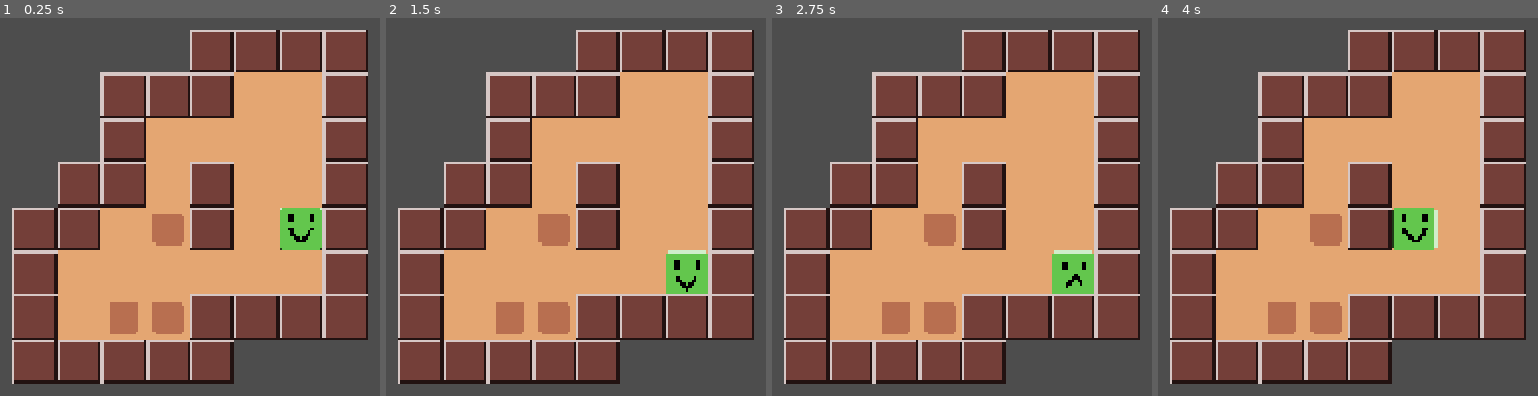
Above: before the commit, frames 1-4 (left to right).
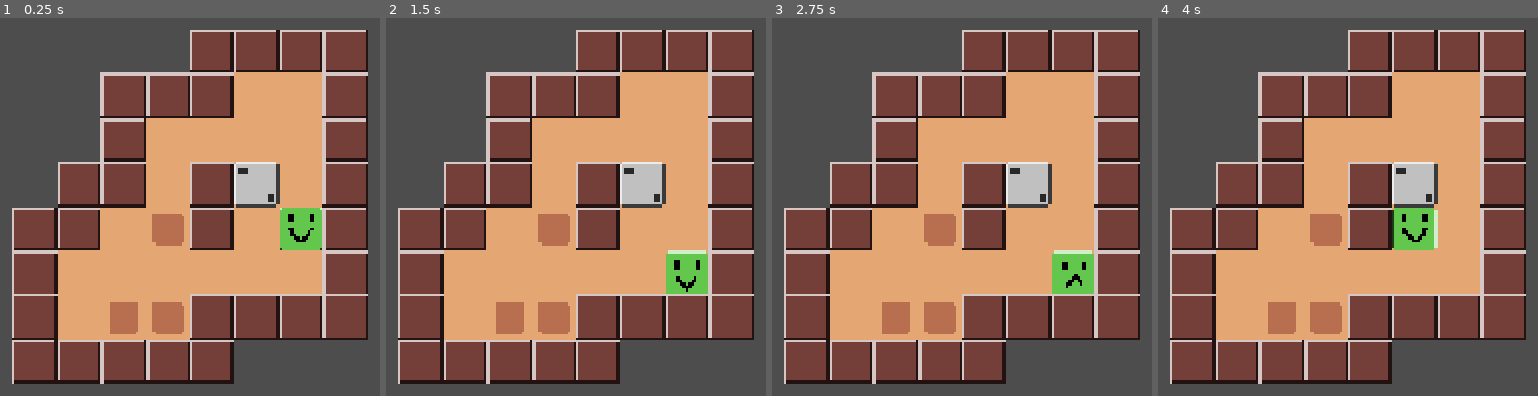
Above: after the commit, the same moments.

Repository: Tortiz-CSUF/SokoDice
Game: Godot game, scene res://Level_01.tscn
The game is run twice, just before and just after one commit, with the same random seed, the same clock (stepped at 60 frames per second) and the same inputs. This scene is started directly instead of the project's main scene.
Inputs:
- Up to frame 1 (0.25 s): no input
- Up to frame 2 (1.5 s): tap Enter (ui_accept) at 0.5, 0.77, 1.25 s; hold D (move_right) 0.53-1.28 s; hold S (move_down) from 1.28 s (still down)
- Up to frame 3 (2.75 s): tap Enter (ui_accept) at 1.52, 2 s; release S (move_down) at 2.03 s; hold D (move_right) from 2.03 s (still down)
- Up to frame 4 (4 s): release D (move_right) at 2.78 s; hold W (move_up) 2.78-3.53 s; tap Enter (ui_accept) at 3.02, 3.5, 3.77 s; hold A (move_left) from 3.53 s (still down)

The runs differ from the first frame. In frame 1, 1.4% of the frame differs, in the area x 61-74%, y 38-51%; in frame 2, 1.4%; in frame 3, 1.4%; in frame 4, 1.4%.

Commit message:
Hooked Dice Movement with Player Movement
Made sure dice and player movement can work together via script

Diff:
--- a/Level_01.tscn
+++ b/Level_01.tscn
@@ -1,7 +1,8 @@
-[gd_scene load_steps=3 format=4 uid="uid://dq4v7n5aaq032"]
+[gd_scene load_steps=4 format=4 uid="uid://dq4v7n5aaq032"]
 
 [ext_resource type="TileSet" uid="uid://mesdssk5r0pe" path="res://Assets/Environment/Level_Tiles.tres" id="1_n6sch"]
 [ext_resource type="PackedScene" uid="uid://cqrfgam6hk6lw" path="res://player.tscn" id="2_ruxot"]
+[ext_resource type="PackedScene" uid="uid://tpkrgv442bt6" path="res://dice_block.tscn" id="3_ruxot"]
 
 [node name="Level_01" type="Node2D"]
 
@@ -14,3 +15,7 @@
 position = Vector2(640, 320)
 
 [node name="UI" type="CanvasLayer" parent="."]
+
+[node name="DiceBlock" parent="." instance=ExtResource("3_ruxot")]
+position = Vector2(608, 288)
+pip_count = 2
--- a/dice_block.gd
+++ b/dice_block.gd
@@ -1,11 +1,11 @@
 extends Node2D
 
 @export var tile_size: int = 32
-@export var move_duration: float = 012
+@export var move_duration: float = 0.12
+@export var pip_count: int = 1	#pip count of dice block = allowed spaces to move
 
 @onready var animated_sprite: AnimatedSprite2D = $AnimatedSprite2D
 
-var pip_count: int = 1	#pip count of dice block = allowed spaces to move
 var is_on_tile: bool = false
 var is_moving: bool = false
 
--- a/dice_block.tscn
+++ b/dice_block.tscn
@@ -156,3 +156,4 @@
 [node name="AnimatedSprite2D" type="AnimatedSprite2D" parent="."]
 sprite_frames = SubResource("SpriteFrames_jckua")
 animation = &"blue_06"
+centered = false
--- /dev/null
+++ b/dice_tile.gd
@@ -0,0 +1,11 @@
+extends Node2D
+
+
+# Called when the node enters the scene tree for the first time.
+func _ready() -> void:
+	pass # Replace with function body.
+
+
+# Called every frame. 'delta' is the elapsed time since the previous frame.
+func _process(delta: float) -> void:
+	pass
--- /dev/null
+++ b/dice_tile.tscn
@@ -0,0 +1,11 @@
+[gd_scene load_steps=3 format=3 uid="uid://di1mdnomv85f6"]
+
+[ext_resource type="Script" uid="uid://0ch0i8mjhbqm" path="res://dice_tile.gd" id="1_tmchk"]
+[ext_resource type="Texture2D" uid="uid://b7iq3vo85mgut" path="res://Assets/Environment/Dice_tile.png" id="2_3k4mo"]
+
+[node name="DiceTile" type="Node2D"]
+script = ExtResource("1_tmchk")
+
+[node name="Sprite2D" type="Sprite2D" parent="."]
+texture = ExtResource("2_3k4mo")
+centered = false
--- a/player_movement.gd
+++ b/player_movement.gd
@@ -32,7 +32,20 @@
 	var target_pos: Vector2 = position + direction * tile_size
 	face_direction(direction)
 
-	if not is_walkable(target_pos):
+	# check dice block rtarget_pos
+	var dice_block = get_dice_block_at(target_pos)
+
+	if dice_block:
+		if dice_block.is_moving:
+			return
+
+		dice_block.move_in_direction(direction, tilemap)
+
+		if not is_walkable(target_pos):
+			play_animation("push")
+			return
+	elif not is_walkable(target_pos):
+
 		play_animation("push")
 		return
 
@@ -76,3 +89,10 @@
 func play_animation(anim_name: String) -> void:
 	if animated_sprite.sprite_frames and animated_sprite.sprite_frames.has_animation(anim_name):
 		animated_sprite.play(anim_name)
+
+func get_dice_block_at(target_pos: Vector2) -> Node2D:
+	for dice in get_parent().get_children():
+		if dice is Node2D and dice.name.begins_with("DiceBlock"):
+			if dice.position == target_pos:
+				return dice
+	return null
Not shown, added: dice_tile.gd.uid
